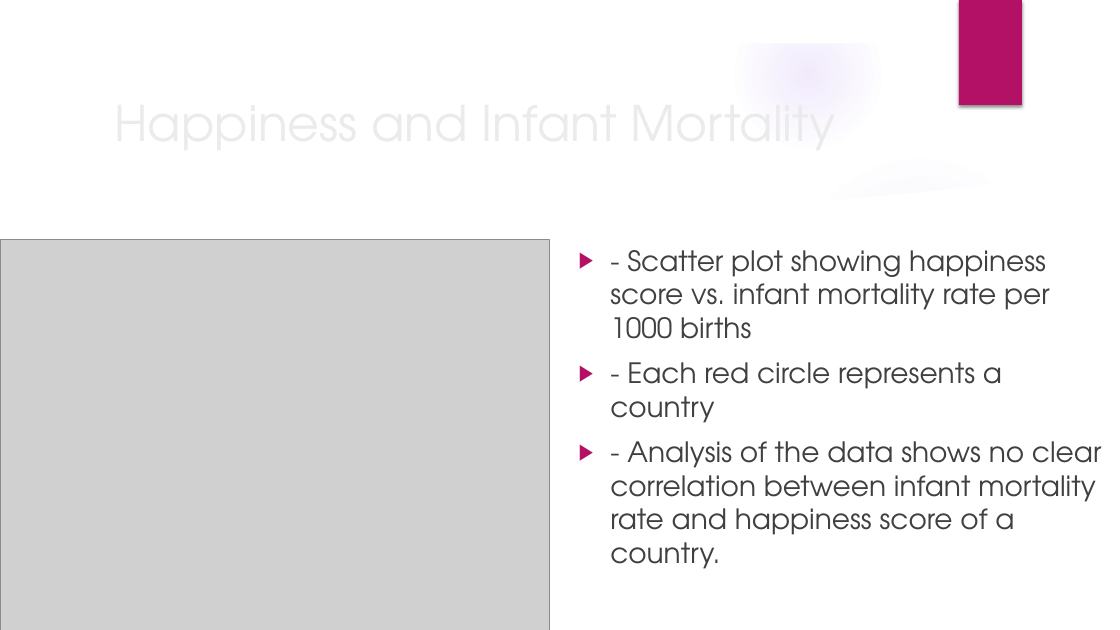
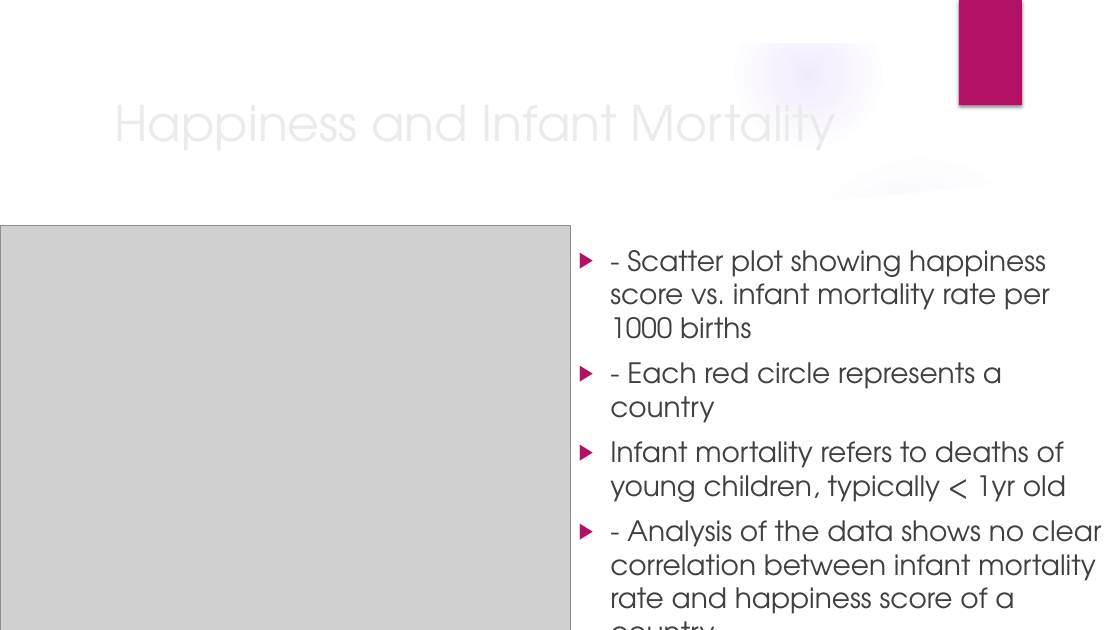
Before and after one commit to setholindaman/Group-Project-1, a slide deck: slide 9 of Happiness vs Indicators_consolidated.pptx. Drawn at 1120x630 pixels with LibreOffice and Linux fonts; fonts in the diff are those of the drawing; grey boxes stand for pictures; background and template pictures are left out. Boxes give left, top, right and bottom in pixels: in the first picture for what was removed or moved away, otherwise in the second. Text is boxed around its words. In the diff, an @@ line names an element or a change of style, - is before the commit and + after.

```diff
--- a/Happiness vs Indicators_consolidated.pptx
+++ b/Happiness vs Indicators_consolidated.pptx
@@ picture: place and size @@
-picture at <box>0,239,549,630</box>
+picture at <box>0,225,571,630</box>
@@ text at <box>610,441,1066,502</box>: paragraph added @@
+▶ Infant mortality refers to deaths of young children, typically < 1yr old
```
Also in this commit, not shown: 3 other slides changed, 26 other files.
